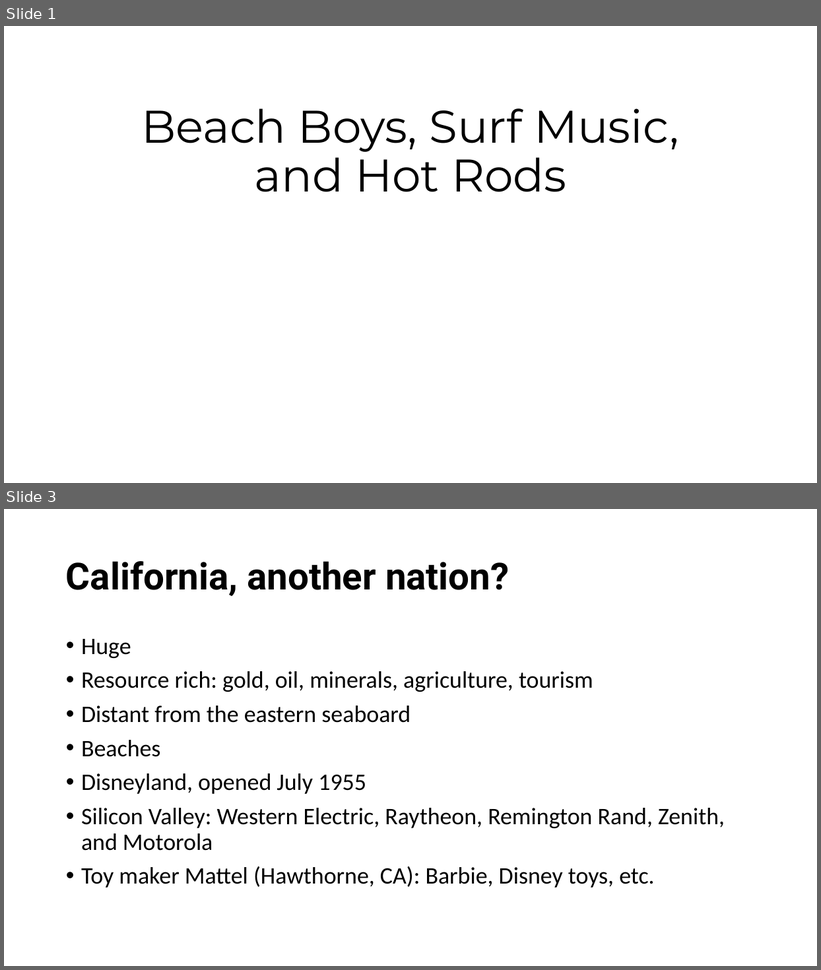
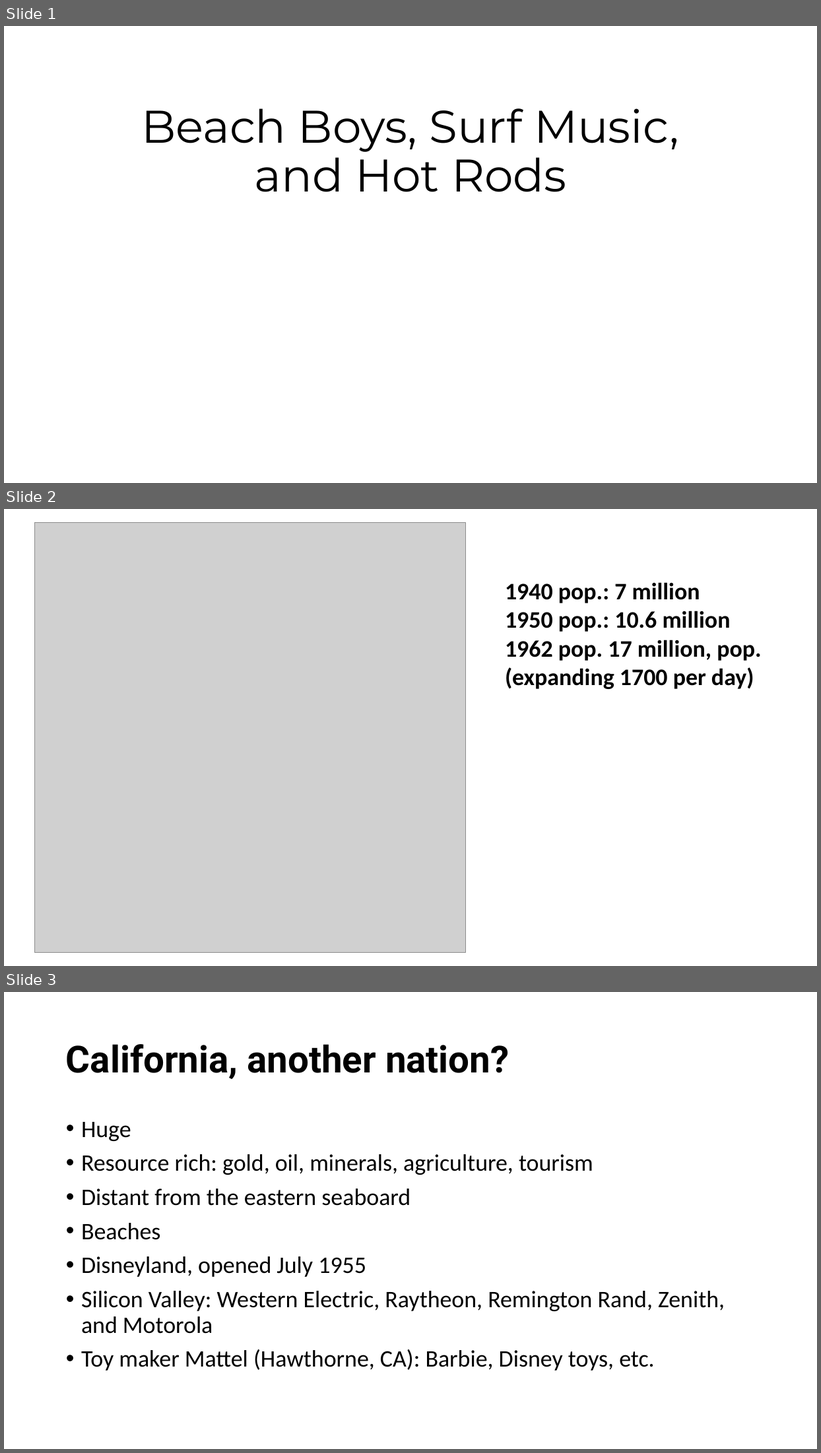
Before and after one commit to mrbaker1917/website, a slide deck: HSTR121/ppts/Beach Boys, Surf Music, and Hot.pptx. Shown one above the other, each under a label of ours: slides 1 and 3 before the commit, slides 1, 2 and 3 after it; the slides between them are not shown. The pictures are 821x970 and 821x1453 pixels, drawn with LibreOffice and Linux fonts; fonts in the diff are those of the drawing; grey boxes stand for pictures; background and template pictures are left out. Boxes give left, top, right and bottom in pixels: in the first picture for what was removed or moved away, otherwise in the second. Text is boxed around its words. In the diff, an @@ line names an element or a change of style, - is before the commit and + after.

```diff
--- a/HSTR121/ppts/Beach Boys, Surf Music, and Hot.pptx
+++ b/HSTR121/ppts/Beach Boys, Surf Music, and Hot.pptx
@@ slide 2 added at <box>4,509,817,966</box>, background picture (left out) @@
@@ picture added at <box>35,522,466,953</box> @@
@@ text added at <box>505,582,761,689</box>, 28 pt, text #000000, bold @@
+1940 pop.: 7 million
+1950 pop.: 10.6 million
+1962 pop. 17 million, pop. (expanding 1700 per day)
```
Also in this commit, not shown: 5 slides changed, 3 other slides added, 1 slide removed.
